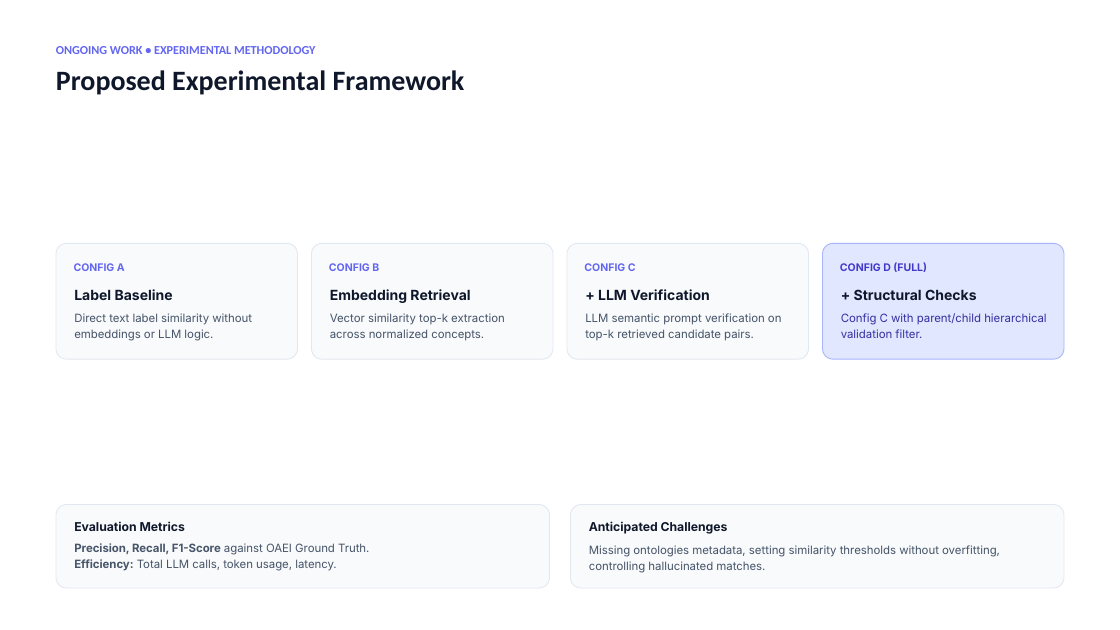
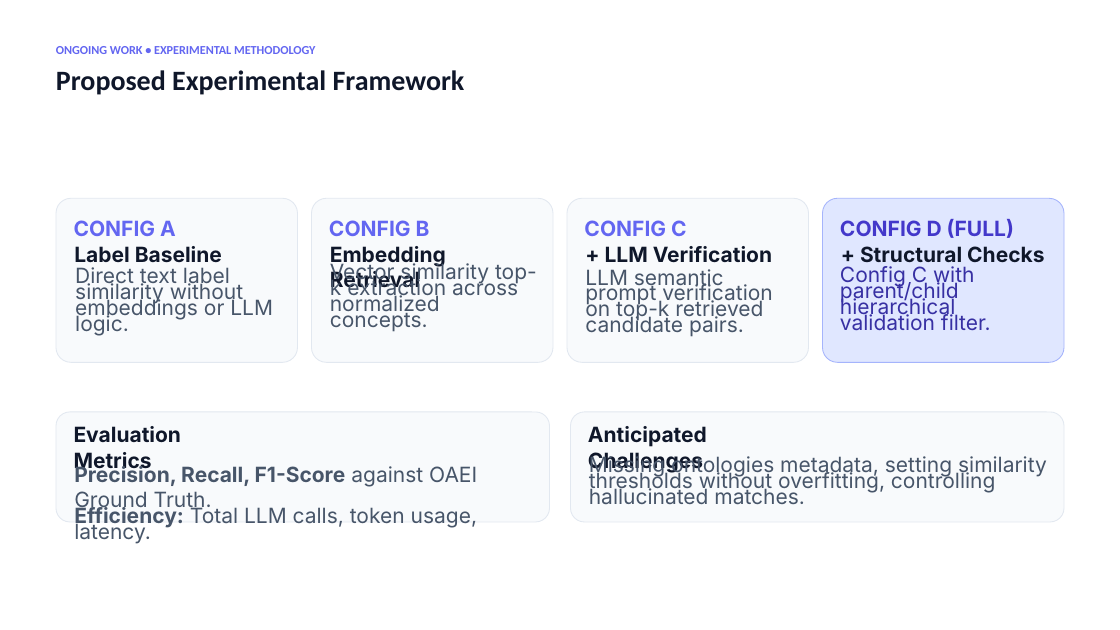
Before and after one commit to BogdanCTU/Applied-Computational-Intelligence-UBB, a slide deck: slide 6 of Year2_Semester1_ApplicationComputationalLinguistics/RR1_Presentation_Week2/Todoran_RR1.pptx. Drawn at 1120x630 pixels with LibreOffice and Linux fonts; fonts in the diff are those of the drawing. Boxes give left, top, right and bottom in pixels: in the first picture for what was removed or moved away, otherwise in the second. Text is boxed around its words. In the diff, an @@ line names an element or a change of style, - is before the commit and + after.

```diff
--- a/Year2_Semester1_ApplicationComputationalLinguistics/RR1_Presentation_Week2/Todoran_RR1.pptx
+++ b/Year2_Semester1_ApplicationComputationalLinguistics/RR1_Presentation_Week2/Todoran_RR1.pptx
@@ rounded rectangle: place and size @@
-rounded rectangle at (56, 244, 298, 360)
+rounded rectangle at (56, 198, 298, 362)
@@ rounded rectangle: place and size @@
-rounded rectangle at (312, 244, 554, 360)
+rounded rectangle at (312, 198, 554, 362)
@@ rounded rectangle: place and size @@
-rounded rectangle at (567, 244, 809, 360)
+rounded rectangle at (567, 198, 809, 362)
@@ rounded rectangle: place and size @@
-rounded rectangle at (823, 244, 1065, 360)
+rounded rectangle at (823, 198, 1065, 362)
@@ text "CONFIG A": place and size @@
-text "CONFIG A" at (74, 263, 125, 271)
+text "CONFIG A" at (74, 220, 176, 236)
@@ text "CONFIG B": place and size @@
-text "CONFIG B" at (329, 263, 379, 271)
+text "CONFIG B" at (329, 220, 430, 236)
@@ text "CONFIG C": place and size @@
-text "CONFIG C" at (584, 263, 636, 271)
+text "CONFIG C" at (584, 220, 687, 236)
@@ size 9 to 18 pt in 4 elements at (74, 220, 176, 236), (329, 220, 430, 236), (584, 220, 687, 236), (840, 219, 1014, 238) @@
@@ text "CONFIG D (FULL)": place and size @@
-text "CONFIG D (FULL)" at (840, 262, 927, 272)
+text "CONFIG D (FULL)" at (840, 219, 1014, 238)
@@ text "Label Baseline": place and size @@
-text "Label Baseline" at (74, 289, 173, 300)
+text "Label Baseline" at (74, 246, 222, 263)
@@ text "Direct text label similarity without ...": place and size @@
-text "Direct text label similarity without ..." at (74, 313, 252, 341)
+text "Direct text label similarity without ..." at (75, 267, 273, 336)
@@ text "Vector similarity top-k extraction across ...": place and size @@
-text "Vector similarity top-k extraction across ..." at (330, 313, 505, 341)
+text "Vector similarity top-k extraction across ..." at (330, 261, 537, 332)
@@ text "Embedding Retrieval": place and size @@
-text "Embedding Retrieval" at (330, 289, 470, 303)
+text "Embedding Retrieval" at (330, 246, 446, 292)
@@ text "LLM semantic prompt verification on ...": place and size @@
-text "LLM semantic prompt verification on ..." at (585, 313, 782, 341)
+text "LLM semantic prompt verification on ..." at (585, 269, 772, 337)
@@ text "+ LLM Verification": place and size @@
-text "+ LLM Verification" at (598, 289, 710, 300)
+text "+ LLM Verification" at (605, 246, 772, 263)
@@ text "Config C with parent/child hierarchical ...": place and size @@
-text "Config C with parent/child hierarchical ..." at (841, 313, 1046, 338)
+text "Config C with parent/child hierarchical ..." at (840, 266, 991, 331)
@@ size 12 to 18 pt in 4 elements at (605, 246, 772, 263), (74, 246, 222, 263), (330, 246, 446, 292), (860, 246, 1044, 267) @@
@@ text "+ Structural Checks": place and size @@
-text "+ Structural Checks" at (854, 289, 977, 300)
+text "+ Structural Checks" at (860, 246, 1044, 267)
@@ rounded rectangle: place and size @@
-rounded rectangle at (56, 505, 550, 588)
+rounded rectangle at (56, 412, 550, 522)
@@ rounded rectangle: place and size @@
-rounded rectangle at (571, 505, 1065, 588)
+rounded rectangle at (571, 412, 1065, 522)
@@ text "Evaluation Metrics": place and size @@
-text "Evaluation Metrics" at (74, 521, 185, 531)
+text "Evaluation Metrics" at (74, 426, 182, 473)
@@ text "Evaluation Metrics" at (74, 426, 182, 473): size 10.5 to 18 pt @@
@@ text "Anticipated Challenges" at (588, 426, 707, 473): size 10.5 to 18 pt @@
@@ text "Anticipated Challenges": place and size @@
-text "Anticipated Challenges" at (589, 521, 728, 534)
+text "Anticipated Challenges" at (588, 426, 707, 473)
@@ size 9.8 to 18 pt in 6 elements at (585, 269, 772, 337), (75, 267, 273, 336), (840, 266, 991, 331), (330, 261, 537, 332), (589, 455, 1047, 505), (74, 464, 477, 544) @@
@@ text "Precision, Recall, F1-Score against OAEI ...": place and size @@
-text "Precision, Recall, F1-Score against OAEI ..." at (74, 543, 369, 571)
+text "Precision, Recall, F1-Score against OAEI ..." at (74, 464, 477, 544)
@@ text "Missing ontologies metadata, setting similarity ...": place and size @@
-text "Missing ontologies metadata, setting similarity ..." at (589, 545, 1000, 573)
+text "Missing ontologies metadata, setting similarity ..." at (589, 455, 1047, 505)
```
Also in this commit, not shown: 4 other slides changed.
